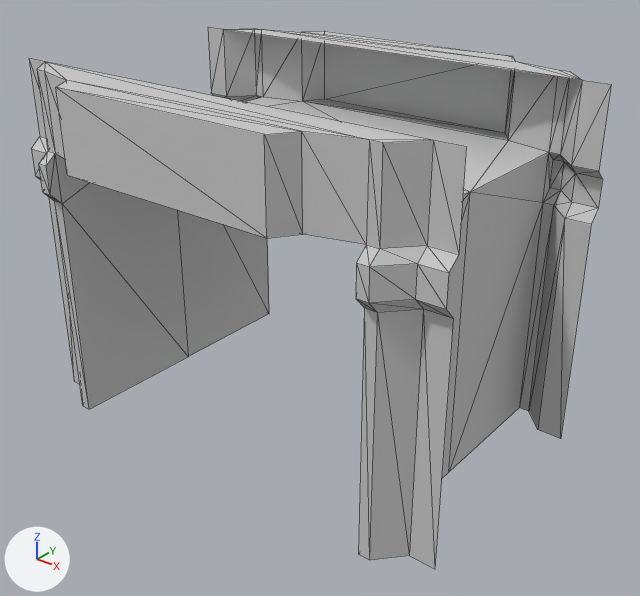
Before and after pictures for a commit that changed the FBX model LD46/Assets/Models/Modular_Building/Wall_Frame_2m.FBX.
Before and after are seen from a 50 mm camera at (2.33, -6.19, 4.37) aimed at (-1.8, -1.03, 1.18). The lights are fixed; the arrows at lower left show +X, +Y and +Z. Mesh edges are drawn as thin lines. Where no turn or scale is listed for an object, it has been applied to the vertices.

The first picture shows 'Wall_Frame_2m_mesh'.
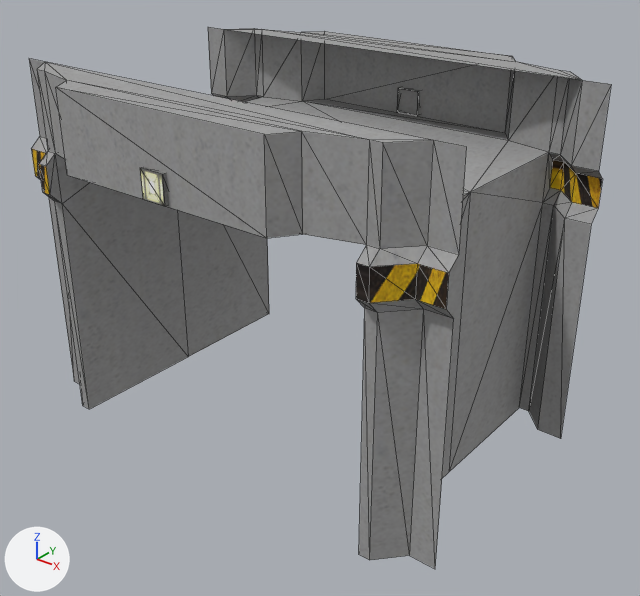
Where the change shows, as pixel boxes [x1, y1, x2, y2] in the pictures (640 x 596 px):
part 1 of me_mesh, added: after [140, 88, 420, 206]
part 2 of me_mesh, recoloured: [29, 27, 611, 568] in both
part 3 of me_mesh, recoloured: [31, 149, 602, 309] in both

The change in detail:
Picture 'walls_concrete2.jpg' (img_walls_concrete2_jpg) is new.
Picture 'yellow_stripe.jpg' (img_yellow_stripe_jpg) is new.
Picture 'lampsSet.png' (img_lampsset_png) is new.
Material 'Concretet' (mat_concretet) is new.
Its texture is img_walls_concrete2_jpg.
Its roughness is 0.859.
Material 'Material #73' (mat_material__73) is new.
Its texture is img_yellow_stripe_jpg.
Its roughness is 0.859.
Material 'Material #75' (mat_material__75) is new.
Its texture is img_lampsset_png (with its transparency).
Its roughness is 0.859.
me_mesh is used by ob_wall_frame_2m_mesh; location (0.0, 0.0, 0.0).
me_mesh had 116 vertices, 188 faces and spanned x -4.0..0.0, y -2.5..0.5, z 0.0..3.0.
me_mesh now has 140 vertices, 218 faces and spans x -4.0..0.0, y -2.54..0.54, z 0.0..3.0.
Part 1, on me_mesh:
8 vertices are added at x -2.11, y -2.54..0.54, z 2.38..2.6.
8 new vertices lie (0.22, 0.0, 0.0) away from vertices in x -2.11, y -2.54..0.54, z 2.38..2.6.
20 new faces join them, mat_material__75 (picture img_lampsset_png).
me_mesh part 2: 164 faces spanning x -4.0..0.0, y -2.5..0.5, z 0.0..3.0 switch from mat_material__25 (light grey #cacaca) to mat_concretet (picture img_walls_concrete2_jpg).
me_mesh part 3: 24 faces spanning x -4.0..0.0, y -2.31..0.31, z 2.05..2.28 switch from mat_material__25 (light grey #cacaca) to mat_material__73 (picture img_yellow_stripe_jpg).
me_mesh now uses material mat_material__75 (picture img_lampsset_png).
